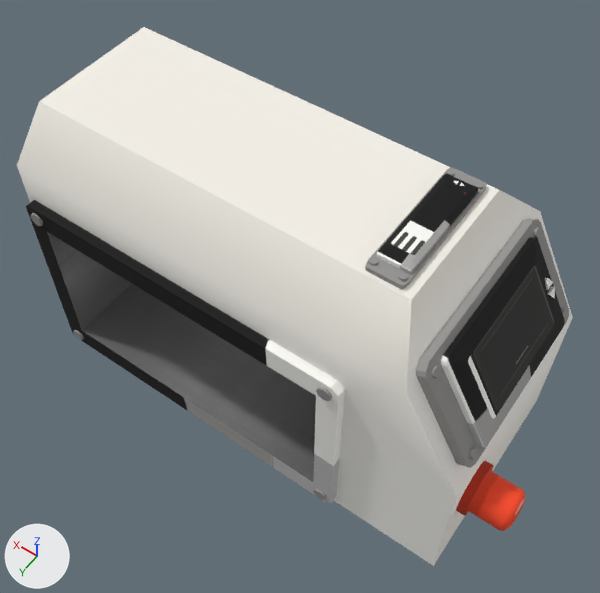
One commit to the FBX model Art/3D/Object/Conveyor belt/Machine/Conveyor_belt_Machine.FBX: the scene before it, then after it.
Camera for both pictures: a 50 mm camera at (-1.1, 1.54, 2.88) aimed at (-0.05, 0.06, 0.56). Arrows for +X, +Y and +Z are at lower left; the lights stay in place. Where no turn or scale is listed for an object, it has been applied to the vertices.
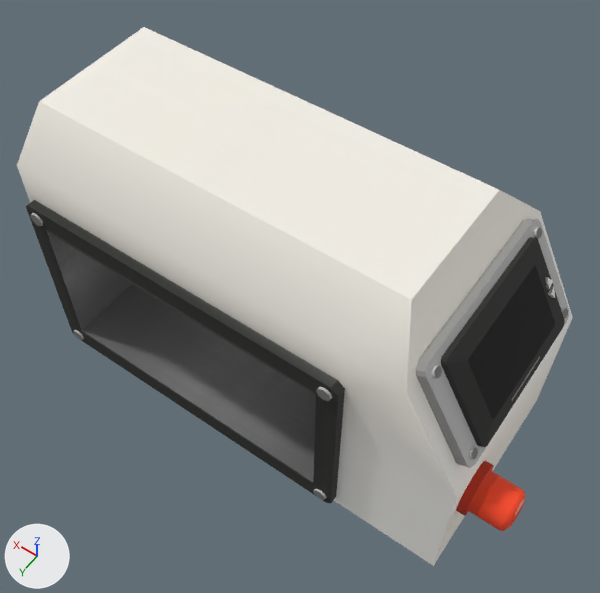
Pixel boxes [x1, y1, x2, y2] of what changed, in the pictures (600 x 593 px):
part 1 of me_mesh, deleted: before [365, 167, 487, 289]
part 2 of me_mesh, surface changed (grey to black): [26, 166, 571, 503] in both

Diff of the bpy script that builds the scene:
```diff
--- a/Art/3D/Object/Conveyor belt/Machine/Conveyor_belt_Machine.FBX.py
+++ b/Art/3D/Object/Conveyor belt/Machine/Conveyor_belt_Machine.FBX.py
@@ me_mesh @@
 # used by ob_plane007; location = (0.0, 0.0, 0.0)
-me_mesh.from_pydata(...)  # 644 vertices, 612 faces; spans x -1.04..0.87, y -0.45..0.45, z 0.0..1.16
+me_mesh.from_pydata(...)  # 490 vertices, 474 faces; spans x -1.04..0.87, y -0.45..0.45, z 0.0..1.12
+# me_mesh part 1: 7 loose pieces with 154 vertices, spanning x -0.52..-0.39, y -0.24..0.24, z 1.1..1.16, are deleted
+# me_mesh part 2: 340 kept faces spanning x -0.87..0.87, y -0.45..0.45, z 0.0..1.12 get new texture (UV) coordinates
 me_mesh.materials.append(mat_07___default)
```
